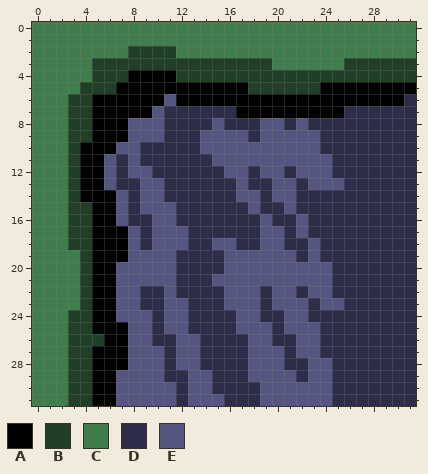
Pixel-art sprite: graphics/ground/ground_top_left.png. That is the earlier state.
The file is 32x32 pixels.
Palette (. is transparent): A #000000  B #213e27  C #3f7d4c  D #2d2d4a  E #555582
Pixels before, first column x 0:
 0 CCCCCCCCCCCCCCCCCCCCCCCCCCCCCCCC
 1 CCCCCCCCCCCCCCCCCCCCCCCCCCCCCCCC
 2 CCCCCCCCBBBBCCCCCCCCCCCCCCCCCCCC
 3 CCCCCBBBBBBBBBBBBBBBCCCCCCBBBBBB
 4 CCCCCBBBAAAABBBBBBBBBBBBBBBBBBBB
 5 CCCCBBBAAAAAAAAAAABBBBBBAAAAAAAA
 6 CCCBBAAAAAAEAAAAAAAAAAAAAAAAAAAD
 7 CCCBBAAAAAEDDDDDDAAAAAAAAADDDDDD
 8 CCCBBAAAEEEDDDDEDDDEEDEDDDDDDDDD
 9 CCCBBAAAEEEDDDEEEEDEEEEEDDDDDDDD
10 CCCBAAAEEDDDDDEEEEEEEEEEDDDDDDDD
11 CCCBAAEDEDDDDDDEEEEEEEEEEDDDDDDD
12 CCCBAAEDEEDDDDDDEEDEEDEEEDDDDDDD
13 CCCBAAEDDEEDDDDDDEDDEEDEEEDDDDDD
14 CCCBAAAEDEEDDDDDDEEDEEDDDDDDDDDD
15 CCCBBAAEDEEEDDDDDDEDDEDDDDDDDDDD
16 CCCBBAAEDDEEDDDDDDDEDDEDDDDDDDDD
17 CCCBBAAAEDEEEDDDDDDEEDEDDDDDDDDD
18 CCCBBAAAEDEEEDDEEDDEEDDEDDDDDDDD
19 CCCCBAAAEEEEDDDDEEEEEEDEDDDDDDDD
20 CCCCBAAEEEEEDDDDEEEEEEEEEDDDDDDD
21 CCCCBAAEEEEEDDDEEEEEEEEEEDDDDDDD
22 CCCCBAAEEDDEDDDDEEEDEEDEEDDDDDDD
23 CCCCBAAEEDDEEDDDEEEDEEEDEEDDDDDD
24 CCCBBAAEEEDEEDDDDEEDDEEDDDDDDDDD
25 CCCBBAAAEEDEEDDDDEEEDEEEDDDDDDDD
26 CCCBBBAAEEDDEEDDDDEEDDEEDDDDDDDD
27 CCCBBAAAEEEDEEDDDDEEEDEEDDDDDDDD
28 CCCBBAAAEEEDEEDDDDEEEDDEEDDDDDDD
29 CCCBBAAEEEEDDEEDDDEEEEDEEDDDDDDD
30 CCCBBAAEEEEEDEEDDDDEEEEEEDDDDDDD
31 CCCBBAAEEEEEDEEEDDDEEEEEEDDDDDDD
The result:
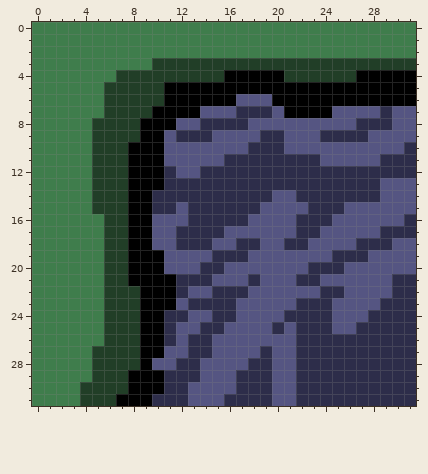
The commit says: Added top left and top right grass blocks
Changes in this commit:
y 2: x 8..11 BBBB -> CCCC
y 3: x 5..9 BBBBB -> CCCCC; x 20..25 CCCCCC -> BBBBBB
y 4: x 5..6 BB -> CC; x 8..11 AAAA -> BBBB; x 16..20 BBBBB -> AAAAA; x 27..31 BBBBB -> AAAAA
y 5: x 4..5 BB -> CC; x 7..10 AAAA -> BBBB; x 18..23 BBBBBB -> AAAAAA
y 6: x 3..11 BBAAAAAAE -> CCCBBBBBA; x 17..19 AAA -> EEE; x 31 D -> A
y 7: x 3..20 BBAAAAAEDDDDDDAAAA -> CCCBBBBAAAAEEEDDDE; x 25..28 ADDD -> EEEE; x 30..31 DD -> EE
y 8: x 3..13 BBAAAEEEDDD -> CCBBBBAAAEE; x 15 E -> D; x 18 D -> E; x 21 D -> E; x 23..26 DDDD -> EEEE; x 30..31 DD -> EE
y 9: x 3..11 BBAAAEEED -> CCBBBBAAE; x 14 E -> D; x 18..20 DEE -> EDD; x 28..31 DDDD -> EEEE
y 10: x 3..13 BAAAEEDDDDD -> CCBBBAAAEEE; x 18..20 EEE -> DDD; x 24..30 DDDDDDD -> EEEEEEE
y 11: x 3..14 BAAEDEDDDDDD -> CCBBBAAAEEEE; x 16..23 EEEEEEEE -> DDDDDDDD; x 25..28 DDDD -> EEEE
y 12: x 3..10 BAAEDEED -> CCBBBAAA; x 12..13 DD -> EE; x 16..17 EE -> DD; x 19..20 EE -> DD; x 22..24 EEE -> DDD
y 13: x 3..10 BAAEDDEE -> CCBBBAAA; x 17 E -> D; x 20..21 EE -> DD; x 23..25 EEE -> DDD; x 29..31 DDD -> EEE
y 14: x 3..10 BAAAEDEE -> CCBBBAAD; x 17..18 EE -> DD; x 29..31 DDD -> EEE
y 15: x 3..12 BBAAEDEEED -> CCBBBAADDE; x 18..20 EDD -> DEE; x 22 D -> E; x 26..31 DDDDDD -> EEEEEE
y 16: x 3..9 BBAAEDD -> CCCBBAA; x 12 D -> E; x 18 D -> E; x 20..22 DDE -> EED; x 25..30 DDDDDD -> EEEEEE
y 17: x 3..9 BBAAAED -> CCCBBAA; x 12 E -> D; x 16..18 DDD -> EEE; x 21..22 DE -> ED; x 24..28 DDDDD -> EEEEE
y 18: x 3..9 BBAAAED -> CCCBBAA; x 12 E -> D; x 24..26 DDD -> EEE; x 30..31 DD -> EE
y 19: x 4..10 BAAAEEE -> CCBBAAA; x 12..14 DDD -> EEE; x 16..17 EE -> DD; x 22 D -> E; x 24 D -> E; x 28..31 DDDD -> EEEE
y 20: x 4..10 BAAEEEE -> CCBBAAA; x 12..13 DD -> EE; x 23..24 EE -> DD; x 26..31 DDDDDD -> EEEEEE
y 21: x 4..11 BAAEEEEE -> CCBBAAAA; x 18 E -> D; x 22..23 EE -> DD; x 25..29 DDDDD -> EEEEE
y 22: x 4..11 BAAEEDDE -> CCBBBAAA; x 13..14 DD -> EE; x 16..17 EE -> DD; x 19 D -> E; x 22 D -> E; x 24 E -> D; x 26..29 DDDD -> EEEE
y 23: x 4..11 BAAEEDDE -> CCBBBAAA; x 16 E -> D; x 19 D -> E; x 22 E -> D; x 24 E -> D; x 26..28 DDD -> EEE
y 24: x 3..14 BBAAEEEDEEDD -> CCCBBBAADDEE; x 19..22 DDEE -> EEDD; x 25..27 DDD -> EEE
y 25: x 3..11 BBAAAEEDE -> CCCBBBAAD; x 13 D -> E; x 16 D -> E; x 22..23 EE -> DD; x 25..26 DD -> EE
y 26: x 3..10 BBBAAEED -> CCCBBBAA; x 13 E -> D; x 15..17 DDD -> EEE; x 20..23 DDEE -> EEDD
y 27: x 3..11 BBAAAEEED -> CCBBBBAAE; x 13 E -> D; x 15..17 DDD -> EEE; x 19 E -> D; x 21..23 DEE -> EDD
y 28: x 3..9 BBAAAEE -> CCBBBBA; x 11..19 DEEDDDDEE -> EDDEEEEDD; x 21 D -> E; x 23..24 EE -> DD
y 29: x 3..10 BBAAEEEE -> CCBBBAAA; x 13 E -> D; x 15..16 DD -> EE; x 18..19 EE -> DD; x 23..24 EE -> DD
y 30: x 3 B -> C; x 5..11 AAEEEEE -> BBBAAAD; x 15..16 DD -> EE; x 19 E -> D; x 22..24 EEE -> DDD
y 31: x 3 B -> C; x 5..11 AAEEEEE -> BBAAADD; x 19 E -> D; x 22..24 EEE -> DDD
Pixel boxes of the changes (left, top, right, bottom) in both pictures:
changed: (68, 46, 416, 406)
